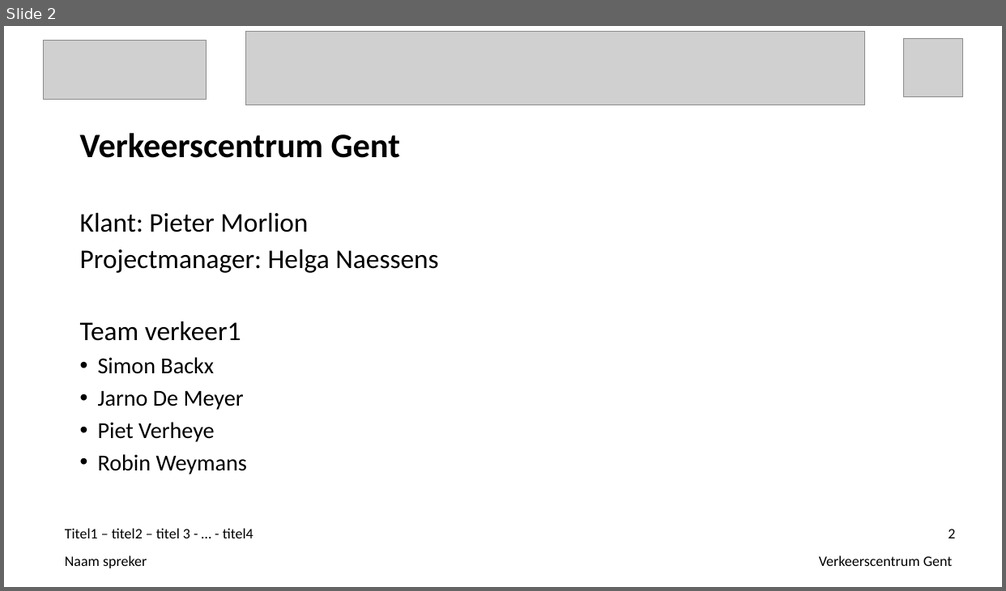
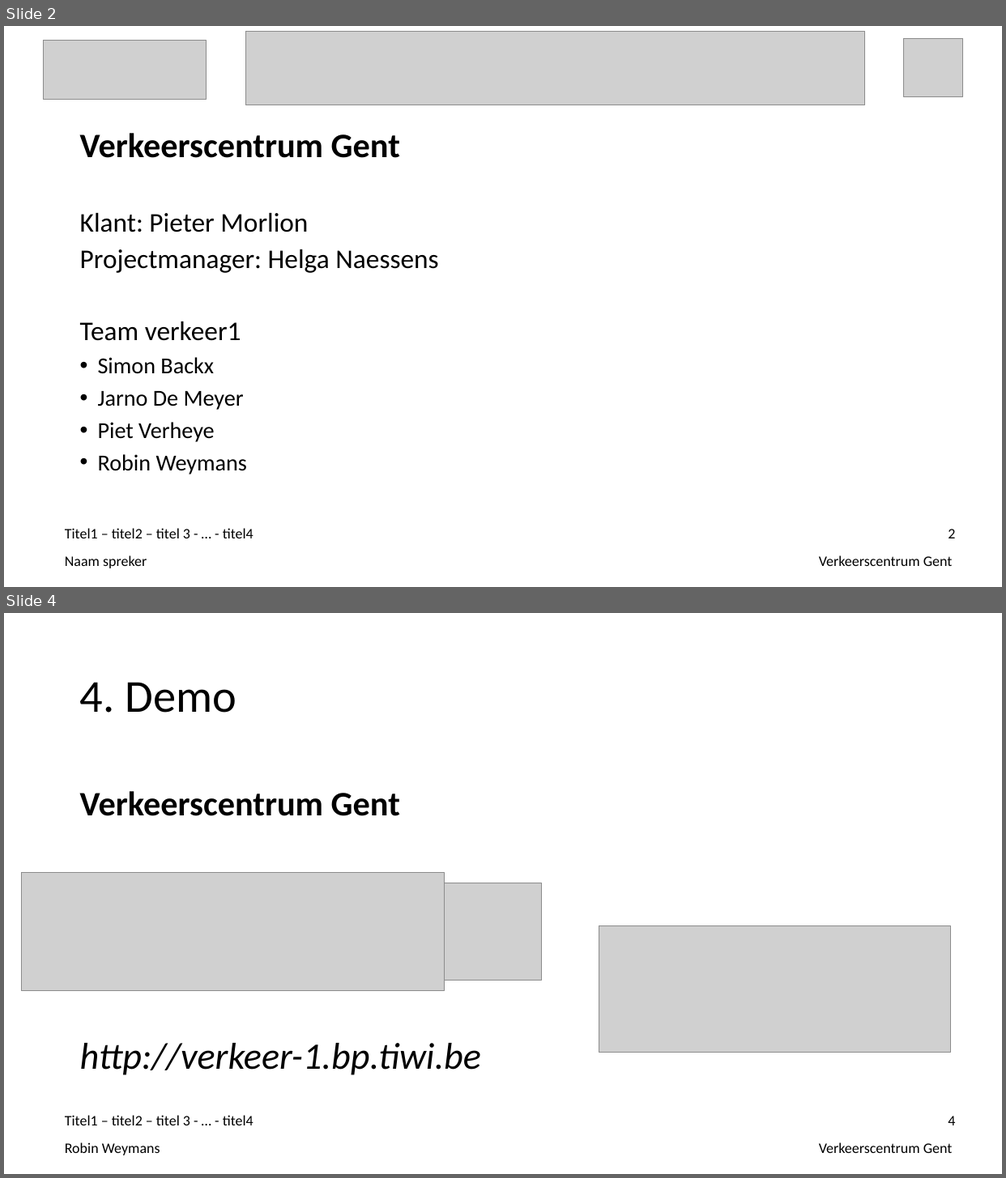
Before and after one commit to ghentlivinglab/Traffic-Travel-Time-Analyzer-1, a slide deck: Einddocumentatie/Presentatie.ppt. Shown one above the other, each under a label of ours: slide 2 before the commit, slides 2 and 4 after it; the slides between them are not shown. The pictures are 1006x591 and 1006x1178 pixels, drawn with LibreOffice and Linux fonts; fonts in the diff are those of the drawing; grey boxes stand for pictures. Boxes give left, top, right and bottom in pixels: in the first picture for what was removed or moved away, otherwise in the second. Text is boxed around its words. In the diff, an @@ line names an element or a change of style, - is before the commit and + after.

```diff
--- a/Einddocumentatie/Presentatie.ppt
+++ b/Einddocumentatie/Presentatie.ppt
@@ slide 4 added at bbox=[4, 613, 1002, 1174], background #FFFFFF @@
@@ title added at bbox=[80, 682, 236, 713], 44 pt, text #000000 @@
+4. Demo
@@ text added at bbox=[80, 791, 481, 1076], 36 pt, text #000000, italic @@
+Verkeerscentrum Gent
+http://verkeer-1.bp.tiwi.be
@@ picture added at bbox=[21, 872, 444, 990] @@
@@ picture added at bbox=[444, 883, 542, 980] @@
@@ picture added at bbox=[599, 926, 950, 1053] @@
@@ text added at bbox=[65, 1115, 253, 1126], 14 pt, text #000000 @@
+Titel1 – titel2 – titel 3 - … - titel4
@@ page number added at bbox=[948, 1116, 955, 1126], 14 pt, text #000000 @@
+4
@@ text added at bbox=[65, 1143, 160, 1156], 14 pt, text #000000 @@
+Robin Weymans
@@ text added at bbox=[819, 1143, 953, 1153], 14 pt, text #000000 @@
+Verkeerscentrum Gent
```
Also in this commit, not shown: 1 slide changed, 2 other slides added, 11 slides removed.
